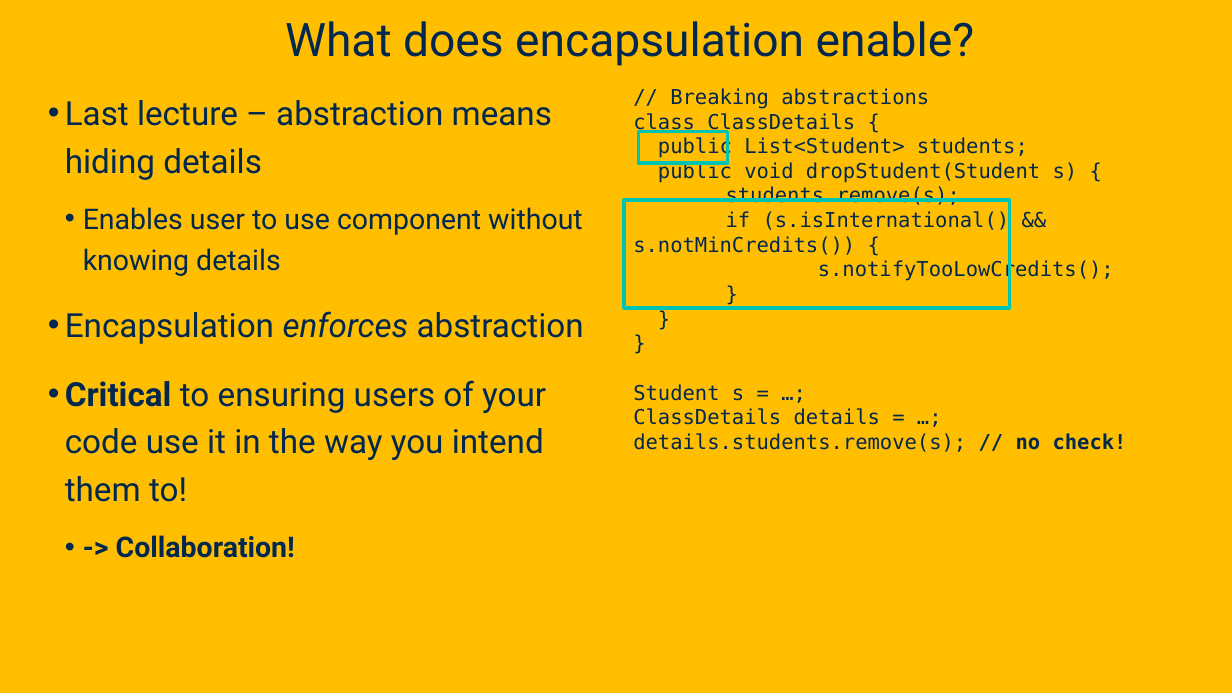
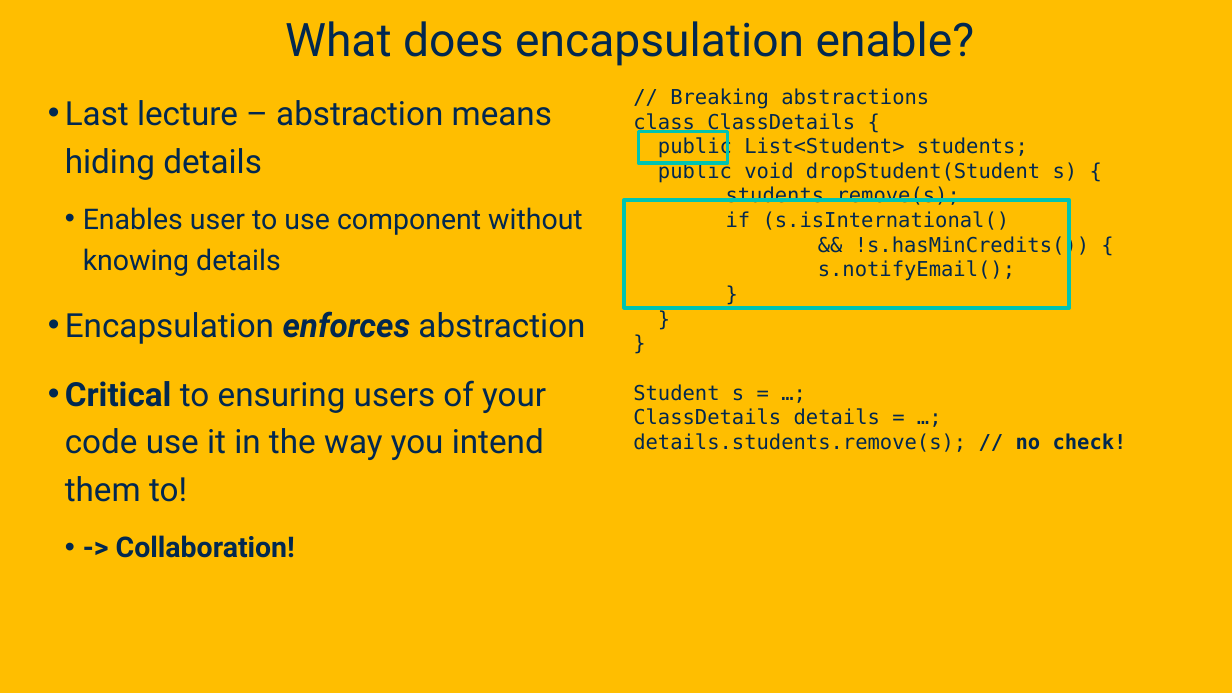
Before and after one commit to davsec-teaching/ecs160-f25, a slide deck: slide 9 of slides/2_oo_background.pptx (slide 8 before the commit). Drawn at 1232x693 pixels with LibreOffice and Linux fonts; fonts in the diff are those of the drawing; background and template pictures are left out. Boxes give left, top, right and bottom in pixels: in the first picture for what was removed or moved away, otherwise in the second. Text is boxed around its words. In the diff, an @@ line names an element or a change of style, - is before the commit and + after.

```diff
--- a/slides/2_oo_background.pptx
+++ b/slides/2_oo_background.pptx
@@ rectangle: place and size @@
-rectangle at [624,200,1009,308]
+rectangle at [624,200,1069,308]
@@ text at [726,186,1089,281]: text changed @@
-students.remove(s);
-if (s.isInternational() && s.notMinCredits()) {
-s.notifyTooLowCredits();
+students.remove(s);
+if (s.isInternational()
+&& !s.hasMinCredits()) {
+s.notifyEmail();
@@ text at [65,311,585,344]: bold on in "enforces" @@
```
Also in this commit, not shown: 18 other slides changed, 2 slides added.
